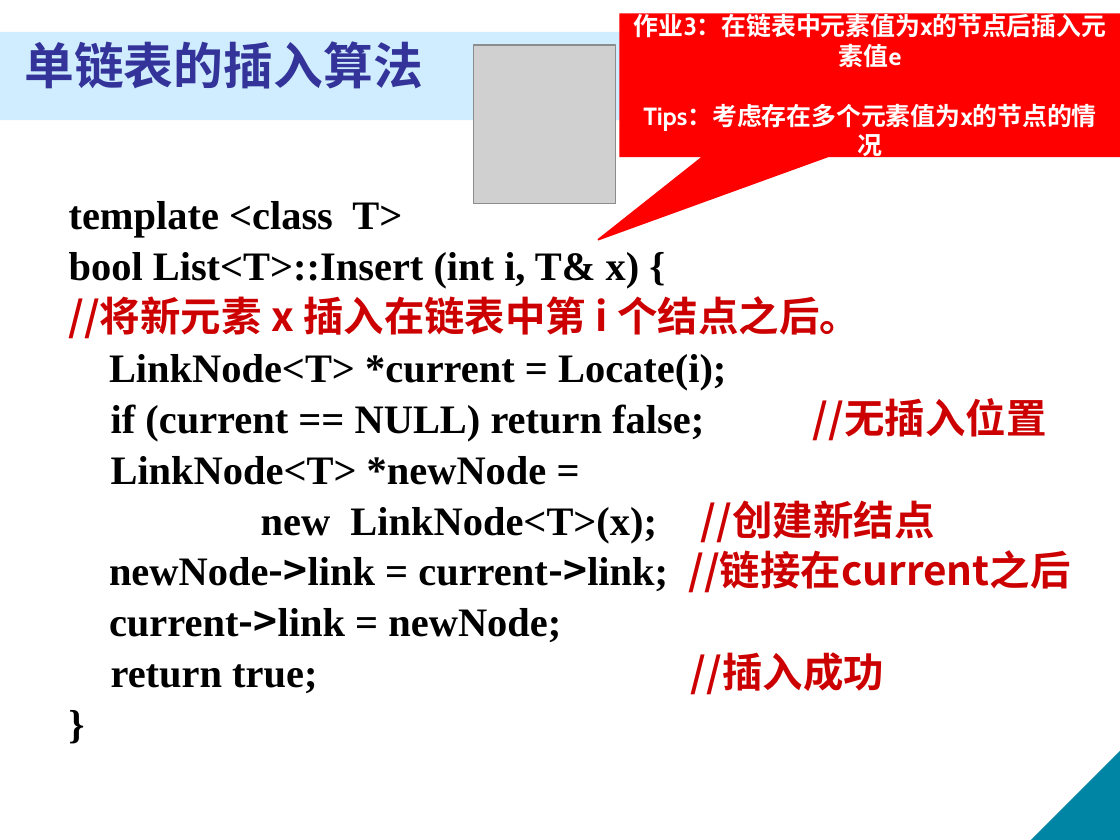
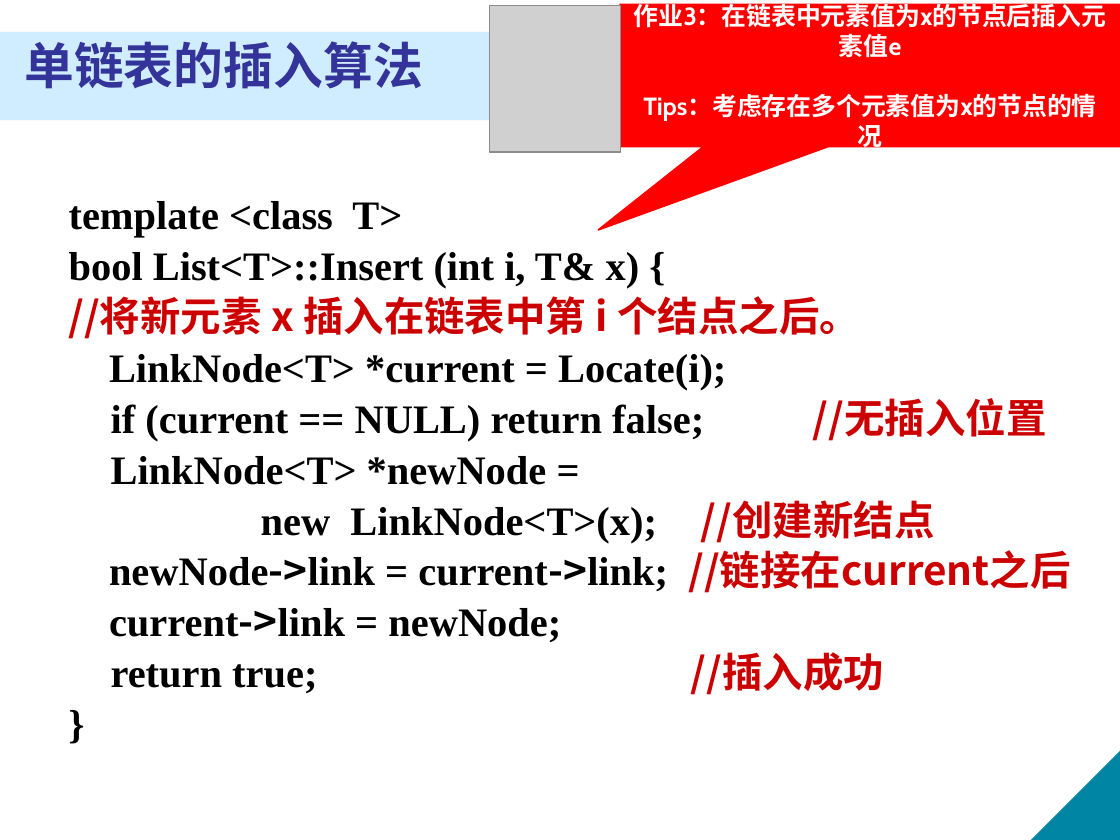
Before and after one commit to XinweiJiang/xinweijiang.github.io, a slide deck: slide 68 of course/ds-a/ds-a-ch2.pptx. Drawn at 1120x840 pixels with LibreOffice and Linux fonts; fonts in the diff are those of the drawing; grey boxes stand for pictures. Boxes give left, top, right and bottom in pixels: in the first picture for what was removed or moved away, otherwise in the second. Text is boxed around its words. In the diff, an @@ line names an element or a change of style, - is before the commit and + after.

```diff
--- a/course/ds-a/ds-a-ch2.pptx
+++ b/course/ds-a/ds-a-ch2.pptx
@@ picture: place and size @@
-picture at <box>474,45,616,204</box>
+picture at <box>489,6,620,152</box>
@@ speech box "作业3：在链表中元素值为x的节点后插入元素值e": place and size @@
-speech box "作业3：在链表中元素值为x的节点后插入元素值e" at <box>620,15,1120,157</box>
+speech box "作业3：在链表中元素值为x的节点后插入元素值e" at <box>620,4,1120,147</box>
```
Also in this commit, not shown: 17 other slides changed.
